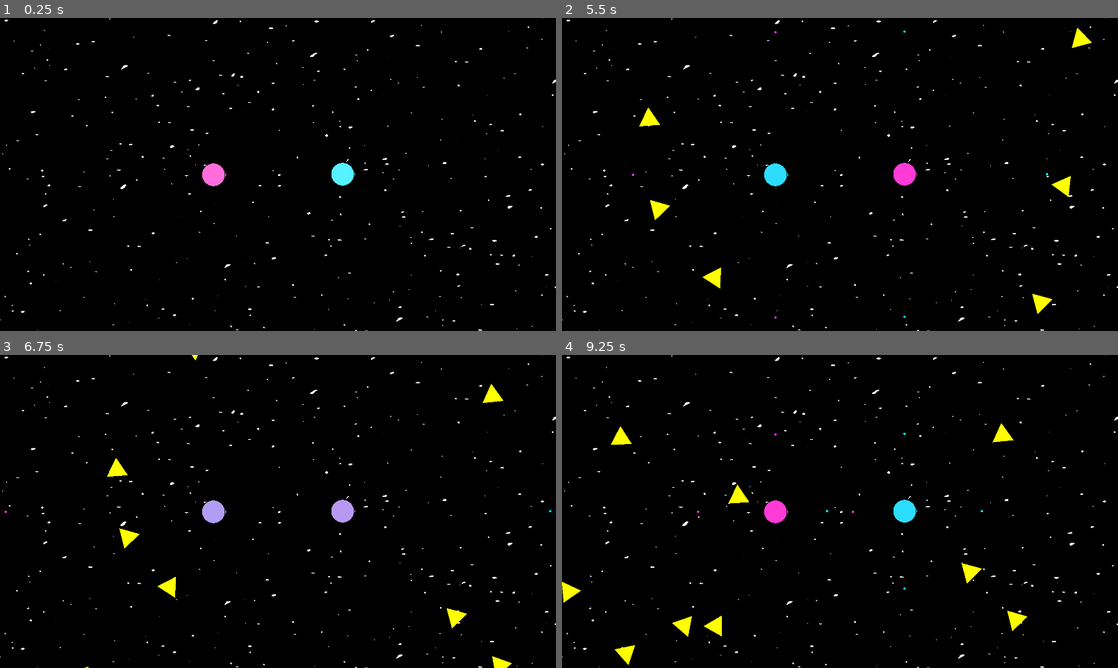
Above: before the commit, frames 1-4 (two rows, left to right).
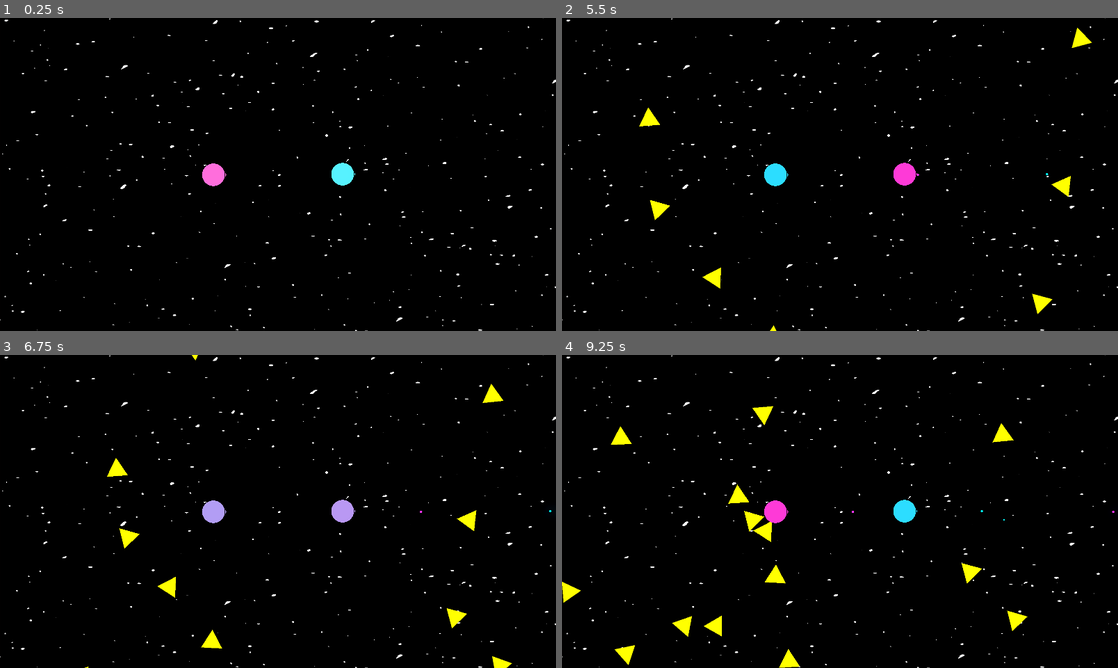
Above: after the commit, the same moments.

Repository: Kiryume/now-there-are-two
Game: Godot game, scene res://main.tscn
Two runs of this game, one before a commit and one after it. Both use one fixed random seed, a clock stepped at 60 frames per second and the inputs below.
Inputs (mouse positions are in pixels of both pictures, inside the frame that each line leads up to):
- Up to frame 1 (0.25 s): no input
- Up to frame 2 (5.5 s): move the mouse to (962, 158) at 0.52 s; tap Space (swap_sides) every 0.75 s from 0.6 to 5.1 s; click (962, 158) at 0.67 s; move the mouse to (728, 190) at 1.27 s; click (728, 190) at 1.42 s; move the mouse to (895, 105) at 2.02 s; click (895, 105) at 2.17 s; move the mouse to (812, 237) at 2.77 s; click (812, 237) at 2.92 s; move the mouse to (1006, 221) at 3.52 s; click (1006, 221) at 3.67 s; move the mouse to (673, 127) at 4.27 s; click (673, 127) at 4.42 s; move the mouse to (867, 174) at 5.02 s; click (867, 174) at 5.17 s
- Up to frame 3 (6.75 s): move the mouse to (194, 433) at 5.77 s; tap Space (swap_sides) at 5.85, 6.6 s; click (194, 433) at 5.92 s; move the mouse to (400, 495) at 6.52 s; click (400, 495) at 6.67 s
- Up to frame 4 (9.25 s): move the mouse to (728, 527) at 7.27 s; tap Space (swap_sides) at 7.35, 8.1, 8.85 s; click (728, 527) at 7.42 s; move the mouse to (895, 442) at 8.02 s; click (895, 442) at 8.17 s; move the mouse to (812, 574) at 8.77 s; click (812, 574) at 8.92 s

The runs differ from the first frame. In frame 2, less than 0.1% of the frame differs, in the area x 12-65%, y 4-100%; in frame 3, 0.2%; in frame 4, 0.6%, in the area x 24-100%, y 16-100%.

Commit message:
WIP

Diff:
--- a/Enemies/TriangleFollowEnemy.tscn
+++ b/Enemies/TriangleFollowEnemy.tscn
@@ -1,20 +1,22 @@
 [gd_scene load_steps=5 format=3 uid="uid://b3uxkitmmli6k"]
 
-[ext_resource type="Script" path="res://Enemies/triangle_follow_enemy.gd" id="1_2jdvk"]
+[ext_resource type="Script" uid="uid://n4atrp5p2hmx" path="res://Enemies/triangle_follow_enemy.gd" id="1_2jdvk"]
 [ext_resource type="Shader" uid="uid://ch80vchss2qbs" path="res://Enemies/Triangle.gdshader" id="2_ipfib"]
 
 [sub_resource type="CircleShape2D" id="CircleShape2D_k0ubx"]
-radius = 48.010414
+radius = 25.179358
 
 [sub_resource type="ShaderMaterial" id="ShaderMaterial_4dhks"]
 shader = ExtResource("2_ipfib")
 shader_parameter/n = 3
 
 [node name="TriangleFollowEnemy" type="CharacterBody2D"]
+motion_mode = 1
+floor_snap_length = 0.0
 script = ExtResource("1_2jdvk")
 metadata/_custom_type_script = "uid://tggc1rhveool"
 
-[node name="CollisionShape2D" type="CollisionShape2D" parent="."]
+[node name="StopCheck" type="CollisionShape2D" parent="."]
 shape = SubResource("CircleShape2D_k0ubx")
 
 [node name="ColorRect" type="ColorRect" parent="."]
--- a/Enemies/enemy.gd
+++ b/Enemies/enemy.gd
@@ -38,7 +38,7 @@
 func move_to_nearest_player(delta: float):
 	var closest_player := get_closest_player()
 	var direction = closest_player.position - position
-	if direction.length_squared() > 0.1:
+	if direction.length() > 80.:
 		var target_angle = direction.angle() - 0.5
 		rotation = lerp_angle(rotation, target_angle, delta * rotation_speed)
 		velocity = direction.normalized() * speed
--- a/Enemies/triangle_follow_enemy.gd
+++ b/Enemies/triangle_follow_enemy.gd
@@ -1,4 +1,15 @@
 extends Enemy
+
+var droptscn = preload("res://Enemies/Drop.tscn")
 
 func _physics_process(delta: float) -> void:
 	move_to_nearest_player(delta)
+
+func die():
+	var drop = droptscn.instantiate()
+	call_deferred("add_drop", drop, global_position)
+	queue_free()
+
+func add_drop(drop: Drop, new_position: Vector2):
+	get_tree().root.get_child(0).add_child(drop)
+	drop.global_position = new_position
--- a/PlayerManager/Player/Player.gd
+++ b/PlayerManager/Player/Player.gd
@@ -60,5 +60,10 @@
 
 func _on_pickup_area_area_entered(area: Area2D) -> void:
 	if area is Drop:
-		#total_xp += area.xp_value
+		UpgradeDB.gain_xp(area.xp_value)
+		area.queue_free()
 		pass
+
+
+func _on_other_collide_check_area_entered(area: Area2D) -> void:
+	PlayerList.players_collided.emit()
--- a/PlayerManager/Player/Player.tscn
+++ b/PlayerManager/Player/Player.tscn
@@ -7,7 +7,7 @@
 [ext_resource type="Shader" uid="uid://ch80vchss2qbs" path="res://Enemies/Triangle.gdshader" id="4_euva8"]
 
 [sub_resource type="CircleShape2D" id="CircleShape2D_0rwas"]
-radius = 38.63936
+radius = 46.0
 
 [sub_resource type="ShaderMaterial" id="ShaderMaterial_kpjcp"]
 shader = ExtResource("2_kpjcp")
@@ -23,10 +23,10 @@
 
 [node name="Player" type="CharacterBody2D"]
 collision_layer = 2
+motion_mode = 1
 script = ExtResource("1_xhfnw")
 
 [node name="CollisionShape2D" type="CollisionShape2D" parent="."]
-visible = false
 shape = SubResource("CircleShape2D_0rwas")
 
 [node name="Texture" type="ColorRect" parent="."]
@@ -61,5 +61,13 @@
 
 [node name="AudioStreamPlayer2D" type="AudioStreamPlayer2D" parent="."]
 
+[node name="OtherCollideCheck" type="Area2D" parent="."]
+collision_layer = 2
+collision_mask = 2
+
+[node name="CollisionShape2D" type="CollisionShape2D" parent="OtherCollideCheck"]
+shape = SubResource("CircleShape2D_0rwas")
+
 [connection signal="timeout" from="WeaponController/ShootTimer" to="WeaponController" method="_on_shoot_timer_timeout"]
 [connection signal="area_entered" from="PickupArea" to="." method="_on_pickup_area_area_entered"]
+[connection signal="area_entered" from="OtherCollideCheck" to="." method="_on_other_collide_check_area_entered"]
--- a/PlayerManager/Player/weapon_controller.gd
+++ b/PlayerManager/Player/weapon_controller.gd
@@ -16,7 +16,7 @@
 func _ready() -> void:
 	update_stats()
 	on_stats_changed.connect(update_stats) # Re-connect for future upgrades
-	apply_upgrade(UpgradeDB.all_upgrades[0])
+	UpgradeDB.upgrade_selected.connect(apply_upgrade)
 
 func apply_upgrade(upgrade: Upgrade):
 	# Step 1: Apply all stat modifiers
--- a/PlayerManager/PlayerList.gd
+++ b/PlayerManager/PlayerList.gd
@@ -11,3 +11,6 @@
 		p += target.position
 	p /= players.size()
 	return p
+
+signal players_swapped
+signal players_collided
--- a/PlayerManager/PlayerManager.tscn
+++ b/PlayerManager/PlayerManager.tscn
@@ -5,8 +5,6 @@
 
 [node name="PlayerManager" type="Node2D"]
 script = ExtResource("1_npw2l")
-
-[node name="UpgradeManager" type="Node2D" parent="."]
 
 [node name="Player" parent="." instance=ExtResource("2_051cp")]
 position = Vector2(-246, 2)
--- a/PlayerManager/UpgradeSelection/UpgradeOption.tscn
+++ b/PlayerManager/UpgradeSelection/UpgradeOption.tscn
@@ -16,16 +16,22 @@
 [node name="MarginContainer" type="MarginContainer" parent="."]
 layout_mode = 2
 
-[node name="BoxContainer" type="BoxContainer" parent="MarginContainer"]
+[node name="HBoxContainer" type="HBoxContainer" parent="MarginContainer"]
+layout_mode = 2
+
+[node name="Icon" type="TextureRect" parent="MarginContainer/HBoxContainer"]
+layout_mode = 2
+
+[node name="BoxContainer" type="BoxContainer" parent="MarginContainer/HBoxContainer"]
 layout_mode = 2
 vertical = true
 
-[node name="Title" type="Label" parent="MarginContainer/BoxContainer"]
+[node name="Title" type="Label" parent="MarginContainer/HBoxContainer/BoxContainer"]
 layout_mode = 2
 text = "Title"
 label_settings = SubResource("LabelSettings_gcxol")
 
-[node name="Description" type="Label" parent="MarginContainer/BoxContainer"]
+[node name="Description" type="Label" parent="MarginContainer/HBoxContainer/BoxContainer"]
 layout_mode = 2
 text = "Description"
 label_settings = SubResource("LabelSettings_8ym4x")
--- a/PlayerManager/UpgradeSelection/UpgradeSelection.tscn
+++ b/PlayerManager/UpgradeSelection/UpgradeSelection.tscn
@@ -1,14 +1,19 @@
-[gd_scene load_steps=2 format=3 uid="uid://ciwdix7x6mw4e"]
+[gd_scene load_steps=4 format=3 uid="uid://ciwdix7x6mw4e"]
 
 [ext_resource type="PackedScene" uid="uid://wi0a5f4ph5fh" path="res://PlayerManager/UpgradeSelection/UpgradeOption.tscn" id="1_giohm"]
+[ext_resource type="Script" uid="uid://d3yjkrrp305yt" path="res://PlayerManager/UpgradeSelection/upgrade_selection.gd" id="1_hlbxf"]
+[ext_resource type="Resource" uid="uid://b2k1mw0gfng1s" path="res://PlayerManager/Upgrades/Corona/CoronaUpgrade.tres" id="2_1bgh6"]
 
 [node name="UpgradeSelection" type="Control"]
+process_mode = 3
 layout_mode = 3
 anchors_preset = 15
 anchor_right = 1.0
 anchor_bottom = 1.0
 grow_horizontal = 2
 grow_vertical = 2
+script = ExtResource("1_hlbxf")
+option_class = ExtResource("1_giohm")
 
 [node name="BoxContainer" type="BoxContainer" parent="."]
 layout_mode = 1
@@ -27,10 +32,4 @@
 
 [node name="UpgradeOption" parent="BoxContainer" instance=ExtResource("1_giohm")]
 layout_mode = 2
-title = "Title"
-description = "Description"
-
-[node name="UpgradeOption2" parent="BoxContainer" instance=ExtResource("1_giohm")]
-layout_mode = 2
-title = "Title"
-description = "Description"
+upgrade = ExtResource("2_1bgh6")
--- a/PlayerManager/UpgradeSelection/upgrade_option.gd
+++ b/PlayerManager/UpgradeSelection/upgrade_option.gd
@@ -1,19 +1,27 @@
 @tool
 extends Control
 
-@onready var Title = $MarginContainer/BoxContainer/Title
-@onready var Description = $MarginContainer/BoxContainer/Description
+@onready var Title = $MarginContainer/HBoxContainer/BoxContainer/Title
+@onready var Description = $MarginContainer/HBoxContainer/BoxContainer/Description
+@onready var Icon = $MarginContainer/HBoxContainer/Icon
 
-@export
-var title: String:
-	get:
-		return Title.text
+@export var upgrade: Upgrade:
 	set(val):
-		Title.text = val
+		upgrade = val
+		update()
 
-@export
-var description: String:
-	get:
-		return Description.text
-	set(val):
-		Description.text = val
+func update():
+	if not is_node_ready(): return
+	if not upgrade: return
+	Title.text = upgrade.upgrade_name
+	Description.text = upgrade.description
+	Icon.texture = upgrade.icon
+
+func _ready():
+	update()
+
+func _gui_input(event: InputEvent) -> void:
+	if event is InputEventMouseButton:
+		if event.pressed:
+			print("clicked")
+			UpgradeDB.upgrade_selected.emit(upgrade)
--- /dev/null
+++ b/PlayerManager/UpgradeSelection/upgrade_selection.gd
@@ -0,0 +1,39 @@
+extends Control
+
+var options: Array[Upgrade] = []
+@onready var container = $BoxContainer
+@export var option_class: PackedScene
+
+func show_upgrades():
+	visible = true
+	options = UpgradeDB.get_three_random_upgrades()
+	get_tree().paused = true
+	update()
+
+func _on_upgrade_selected(_upgrade: Upgrade):
+	print("upgrade selected")
+	get_tree().paused = false
+	hide()
+
+func update():
+	if not is_node_ready(): return
+	var children := container.get_children()
+	if children.size() > options.size():
+		var to_leave = children.slice(0, 3)
+		var to_remove = children.slice(3)
+		for child in to_remove:
+			container.remove_child(child)
+		children = to_leave
+	if options.size() > children.size():
+		var missing = options.size() - children.size()
+		for i in range(missing):
+			var child = option_class.instantiate()
+			children.append(child)
+			container.add_child(child)
+	for i in range(options.size()):
+		children[i].upgrade = options[i]
+
+func _ready():
+	UpgradeDB.show_upgrade_selection.connect(show_upgrades)
+	UpgradeDB.upgrade_selected.connect(_on_upgrade_selected)
+	update()
--- a/PlayerManager/Upgrades/BaseProjectile/BaseProjectile.tscn
+++ b/PlayerManager/Upgrades/BaseProjectile/BaseProjectile.tscn
@@ -12,7 +12,6 @@
 shader_parameter/softness = 0.001
 
 [node name="BaseProjectile" type="Area2D"]
-collision_mask = 3
 script = ExtResource("1_2cbm4")
 
 [node name="CollisionShape2D" type="CollisionShape2D" parent="."]
--- a/PlayerManager/Upgrades/BaseProjectile/base_projectile.gd
+++ b/PlayerManager/Upgrades/BaseProjectile/base_projectile.gd
@@ -27,6 +27,6 @@
 
 
 func _on_body_entered(body: Node2D) -> void:
-	if body is Player or body is Enemy:
+	if body is Enemy:
 		body.on_projectile_collision(self)
 	queue_free()
--- /dev/null
+++ b/PlayerManager/Upgrades/OnCollide/OnCollide.gdshader
@@ -0,0 +1,15 @@
+shader_type canvas_item;
+uniform float progress = 1.0;
+uniform float force = 1.0;
+uniform vec2 center = vec2(0.5, 0.5);
+uniform sampler2D SCREEN_TEXTURE : hint_screen_texture;
+uniform float size = 0.3;
+uniform float thickness = 0.1;
+void fragment() {
+	float ratio = SCREEN_PIXEL_SIZE.x / SCREEN_PIXEL_SIZE.y;
+	vec2 scaledUV = (SCREEN_UV - vec2(0.5,0.0)) / vec2(ratio, 1.0) + vec2(0.5,0.0);
+	float mask = (1.0 - smoothstep(size-0.1, size, length(scaledUV - center)))
+			* smoothstep(size-thickness-0.1, size-thickness, length(scaledUV - center));
+	vec2 disp = normalize(scaledUV - center)*force * mask;
+	COLOR = texture(SCREEN_TEXTURE, SCREEN_UV-disp);
+}
--- /dev/null
+++ b/PlayerManager/Upgrades/OnCollide/OnCollide.tscn
@@ -0,0 +1,24 @@
+[gd_scene load_steps=4 format=3 uid="uid://cf0urpnbb0das"]
+
+[ext_resource type="Script" uid="uid://cxxft5xpov4np" path="res://PlayerManager/Upgrades/OnCollide/on_collide.gd" id="1_2vxu4"]
+[ext_resource type="Shader" uid="uid://cdjjgf1es26ce" path="res://PlayerManager/Upgrades/OnCollide/OnCollide.gdshader" id="2_abxy6"]
+
+[sub_resource type="ShaderMaterial" id="ShaderMaterial_8womh"]
+shader = ExtResource("2_abxy6")
+shader_parameter/progress = 0.0
+shader_parameter/force = 0.024
+shader_parameter/center = Vector2(0.5, 0.5)
+shader_parameter/size = 0.0
+shader_parameter/thickness = 0.1
+
+[node name="OnCollide" type="Node2D"]
+script = ExtResource("1_2vxu4")
+
+[node name="Timer" type="Timer" parent="."]
+wait_time = 5.0
+one_shot = true
+
+[node name="ColorRect" type="ColorRect" parent="."]
+material = SubResource("ShaderMaterial_8womh")
+offset_right = 40.0
+offset_bottom = 40.0
--- /dev/null
+++ b/PlayerManager/Upgrades/OnCollide/OnCollideUpgrade.tres
@@ -0,0 +1,11 @@
+[gd_resource type="Resource" script_class="Upgrade" load_steps=3 format=3 uid="uid://bjl6djawhk1es"]
+
+[ext_resource type="Script" uid="uid://mcbk21oybpo4" path="res://PlayerManager/Upgrades/Upgrade.gd" id="1_2jmrk"]
+[ext_resource type="PackedScene" uid="uid://cf0urpnbb0das" path="res://PlayerManager/Upgrades/OnCollide/OnCollide.tscn" id="1_a7ejm"]
+
+[resource]
+script = ExtResource("1_2jmrk")
+upgrade_name = "Shock Wave"
+description = "Sends a shock wave when you collide with yourself"
+behavior_scene = ExtResource("1_a7ejm")
+metadata/_custom_type_script = "uid://mcbk21oybpo4"
--- /dev/null
+++ b/PlayerManager/Upgrades/OnCollide/on_collide.gd
@@ -0,0 +1,48 @@
+extends Node2D
+
+# We don't seem to use the player variable, but it's fine to keep
+@onready var player: Player = get_parent().owner
+
+# Get a reference to the ColorRect node
+@onready var color_rect: ColorRect = $ColorRect
+
+func _ready() -> void:
+	print("Attaching and setting up shockwave")
+	var canvas = CanvasLayer.new()
+	add_child(canvas)
+	color_rect.get_parent().remove_child(color_rect)
+	canvas.add_child(color_rect)
+	color_rect.set_anchors_and_offsets_preset(Control.PRESET_FULL_RECT)
+	PlayerList.players_collided.connect(shock_wave)
+
+func shock_wave():
+	if not $Timer.is_stopped():
+		return
+	var material = (color_rect.material as ShaderMaterial)
+
+	if material == null:
+		print("ERROR: No ShaderMaterial found on $ColorRect")
+		return
+
+	# Start the "progress" from 0.0
+	material.set_shader_parameter("size", 0.0)
+
+	var tween = create_tween()
+	var target_progress = 0.5;
+	var duration = 0.4
+
+	tween.tween_property(
+		material,
+		"shader_parameter/size",
+		target_progress,
+		duration
+	).set_trans(Tween.TRANS_QUART)
+	target_progress = 0.0
+	duration = 0.2
+	tween.tween_property(
+		material,
+		"shader_parameter/size",
+		target_progress,
+		duration
+	)
+	$Timer.start()
--- a/PlayerManager/Upgrades/UpgradeDB.gd
+++ b/PlayerManager/Upgrades/UpgradeDB.gd
@@ -2,14 +2,24 @@
 
 @export var all_upgrades: Array[Upgrade]
 
+var total_xp := 0.
+var last_level := 1
+
+func get_level():
+	return (total_xp / 5) as int
+
+func gain_xp(xp: float):
+	total_xp += xp
+	if get_level() > last_level:
+		print(get_level(), last_level)
+		last_level = get_level()
+		emit_signal("show_upgrade_selection")
+
 # This function will be called by your UI
 func get_three_random_upgrades() -> Array[Upgrade]:
-	var choices: Array[Upgrade] = []
 	var shuffled_upgrades = all_upgrades.duplicate()
 	shuffled_upgrades.shuffle()
+	return shuffled_upgrades.slice(0, min(3, all_upgrades.size()))
 
-	# Get 3 unique upgrades
-	for i in range(min(3, shuffled_upgrades.size())):
-		choices.append(shuffled_upgrades[i])
-
-	return choices
+signal show_upgrade_selection
+signal upgrade_selected(upgrade: Upgrade)
--- a/PlayerManager/Upgrades/UpgradeDB.tscn
+++ b/PlayerManager/Upgrades/UpgradeDB.tscn
@@ -1,9 +1,10 @@
-[gd_scene load_steps=4 format=3 uid="uid://cah1yeg7d8kfg"]
+[gd_scene load_steps=5 format=3 uid="uid://cah1yeg7d8kfg"]
 
 [ext_resource type="Script" uid="uid://kxihjim4wkpo" path="res://PlayerManager/Upgrades/UpgradeDB.gd" id="1_7yd15"]
 [ext_resource type="Script" uid="uid://mcbk21oybpo4" path="res://PlayerManager/Upgrades/Upgrade.gd" id="2_7axn6"]
 [ext_resource type="Resource" uid="uid://b2k1mw0gfng1s" path="res://PlayerManager/Upgrades/Corona/CoronaUpgrade.tres" id="3_5sh73"]
+[ext_resource type="Resource" uid="uid://bjl6djawhk1es" path="res://PlayerManager/Upgrades/OnCollide/OnCollideUpgrade.tres" id="4_7axn6"]
 
 [node name="UpgradeDB" type="Node2D"]
 script = ExtResource("1_7yd15")
-all_upgrades = Array[ExtResource("2_7axn6")]([ExtResource("3_5sh73")])
+all_upgrades = Array[ExtResource("2_7axn6")]([ExtResource("3_5sh73"), ExtResource("4_7axn6")])
--- a/background.gdshader
+++ b/background.gdshader
@@ -2,6 +2,15 @@
 
 uniform vec2 offset;
 uniform float scale:hint_range(0.5, 1000.0);
+
+//uniform vec4 left_color: source_color = vec4(1.0, 0.07450980392156863, 0.5764705882352941, .03);
+//uniform vec4 right_color: source_color = vec4(0., 0.7490196078431373, 1., .03);
+
+uniform vec4 left_color: source_color = vec4(0.03, 0.002235, 0.017294, 1.);
+uniform vec4 right_color: source_color = vec4(0.0, 0.022471, 0.03, 1.);
+
+uniform float left_stop = .2;
+uniform float right_stop = .8;
 
 // Description : Array and textureless GLSL 2D simplex noise function.
 //      Author : Ian McEwan, Ashima Arts.
@@ -75,5 +84,10 @@
 void fragment() {
     float n = snoise((UV + offset) * scale) * 0.5 + 0.5;
 	float star = step(star_threshold, n) * star_brightness;
-    COLOR = vec4(vec3(star), 1.0);
+	float pink_color = 1. - UV.x * 5.;
+	pink_color = clamp(pink_color, 0., 1.);
+	float blue_color = (UV.x - 0.8) * 5.;
+	blue_color = clamp(blue_color, 0., 1.);
+    vec4 star_color = vec4(star);
+	COLOR = max(max(left_color * pink_color, right_color * blue_color), star_color);
 }
--- a/main.tscn
+++ b/main.tscn
@@ -1,9 +1,10 @@
-[gd_scene load_steps=16 format=3 uid="uid://cn1sduxcwk4b3"]
+[gd_scene load_steps=15 format=3 uid="uid://cn1sduxcwk4b3"]
 
 [ext_resource type="Script" uid="uid://dywkyivbyklps" path="res://Camera.gd" id="2_0xm2m"]
 [ext_resource type="Script" uid="uid://b3fekgk56n6ln" path="res://World/animatablebody2dfollowparent.gd" id="2_272bh"]
 [ext_resource type="PackedScene" uid="uid://b3uxkitmmli6k" path="res://Enemies/TriangleFollowEnemy.tscn" id="4_272bh"]
 [ext_resource type="Script" uid="uid://c3d4xvna50ase" path="res://enemies.gd" id="5_lquwl"]
+[ext_resource type="PackedScene" uid="uid://ciwdix7x6mw4e" path="res://PlayerManager/UpgradeSelection/UpgradeSelection.tscn" id="6_5vw27"]
 [ext_resource type="PackedScene" uid="uid://bovwsulx5xm38" path="res://PlayerManager/PlayerManager.tscn" id="6_7mycd"]
 [ext_resource type="Theme" uid="uid://btiws37slvnn7" path="res://main_theme.tres" id="7_272bh"]
 [ext_resource type="Shader" uid="uid://bdu6s1qs2og4x" path="res://background.gdshader" id="8_5vw27"]
@@ -30,18 +31,12 @@
 shader = ExtResource("8_5vw27")
 shader_parameter/offset = Vector2(0, 0)
 shader_parameter/scale = 28.8550013468625
+shader_parameter/left_color = Color(1, 0.07450981, 0.5764706, 0.02745098)
+shader_parameter/right_color = Color(0, 0.7490196, 1, 0.02745098)
+shader_parameter/left_stop = 0.2
+shader_parameter/right_stop = 0.8
 shader_parameter/star_threshold = 0.935
 shader_parameter/star_brightness = 1.0
-
-[sub_resource type="Gradient" id="Gradient_272bh"]
-interpolation_color_space = 2
-offsets = PackedFloat32Array(0, 0.1, 0.9, 1)
-colors = PackedColorArray(1, 0.07450981, 0.5764706, 1, 0, 0, 0, 1, 0, 0, 0, 1, 0, 0.7490196, 1, 1)
-
-[sub_resource type="GradientTexture1D" id="GradientTexture1D_5vw27"]
-gradient = SubResource("Gradient_272bh")
-width = 512
-use_hdr = true
 
 [node name="Main" type="Node2D"]
 
@@ -103,6 +98,7 @@
 environment = SubResource("Environment_7mycd")
 
 [node name="CanvasLayer" type="CanvasLayer" parent="."]
+layer = 2
 
 [node name="Control" type="Control" parent="CanvasLayer"]
 layout_mode = 3
@@ -112,6 +108,10 @@
 grow_horizontal = 2
 grow_vertical = 2
 theme = ExtResource("7_272bh")
+
+[node name="UpgradeSelection" parent="CanvasLayer/Control" instance=ExtResource("6_5vw27")]
+visible = false
+layout_mode = 1
 
 [node name="Background" type="CanvasLayer" parent="."]
 layer = -1
@@ -125,15 +125,6 @@
 grow_horizontal = 2
 grow_vertical = 2
 
-[node name="PlayerGradient" type="TextureRect" parent="Background"]
-modulate = Color(0.93333334, 0.93333334, 0.93333334, 0.02745098)
-anchors_preset = 15
-anchor_right = 1.0
-anchor_bottom = 1.0
-grow_horizontal = 2
-grow_vertical = 2
-texture = SubResource("GradientTexture1D_5vw27")
-
 [node name="PlayerManager" parent="." instance=ExtResource("6_7mycd")]
 
 [node name="AnimationPlayer" type="AnimationPlayer" parent="."]
--- a/player_manager.gd
+++ b/player_manager.gd
@@ -11,10 +11,7 @@
 
 func _physics_process(_delta: float) -> void:
 	if Input.is_action_just_pressed("swap_sides"):
-		emit_signal("player_swapped")
+		PlayerList.players_swapped.emit()
 		var temp = player1.player_select
 		player1.player_select = player2.player_select
 		player2.player_select = temp
-
-
-signal player_swapped
--- a/project.godot
+++ b/project.godot
@@ -88,7 +88,7 @@
 2d_physics/layer_1="World"
 2d_physics/layer_2="Players"
 2d_physics/layer_3="Player world boundary"
-2d_physics/layer_4="Enemiess"
+2d_physics/layer_4="Enemies"
 
 [rendering]
 
Not shown, added: PlayerManager/UpgradeSelection/upgrade_selection.gd.uid
Not shown, added: PlayerManager/Upgrades/OnCollide/OnCollide.gdshader.uid
Not shown, added: PlayerManager/Upgrades/OnCollide/on_collide.gd.uid
